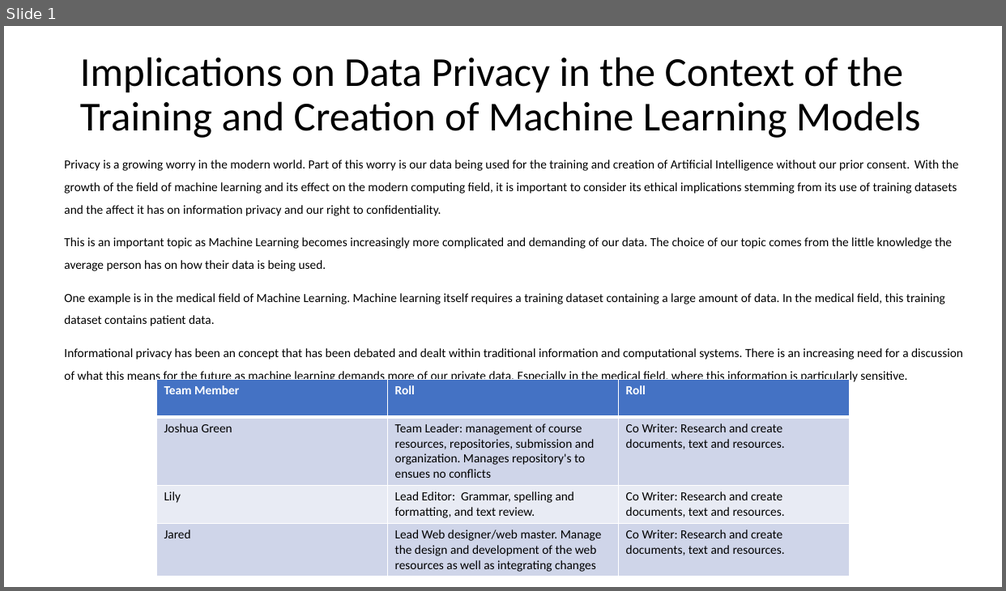
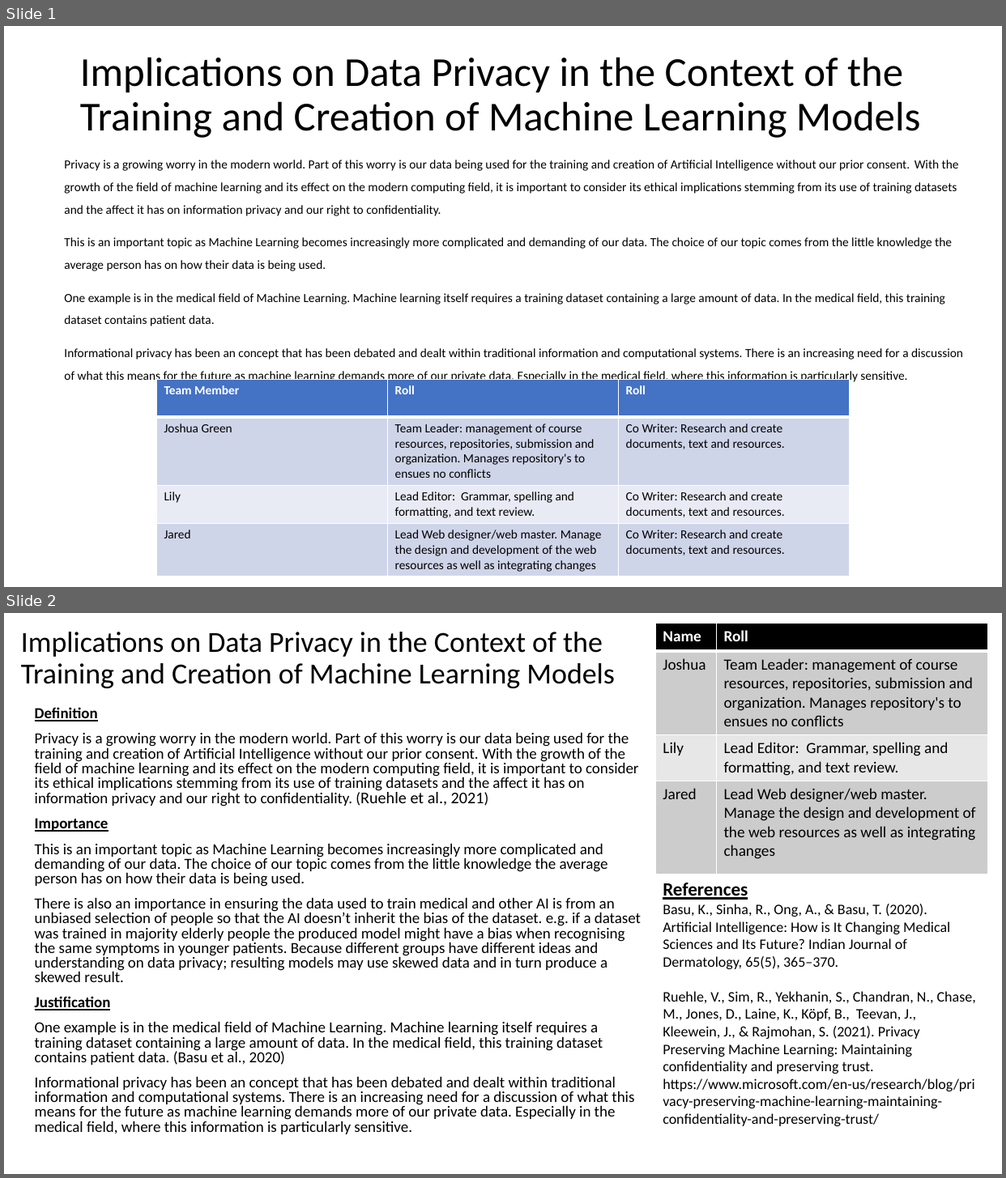
Before and after one commit to noclue-org/portfolio, a slide deck: Comp501_Stage3.pptx. Shown one above the other, each under a label of ours: slide 1 before the commit, slides 1 and 2 after it. The pictures are 1006x591 and 1006x1178 pixels, drawn with LibreOffice and Linux fonts; fonts in the diff are those of the drawing. Boxes give left, top, right and bottom in pixels: in the first picture for what was removed or moved away, otherwise in the second. Text is boxed around its words. In the diff, an @@ line names an element or a change of style, - is before the commit and + after.

Commit message:
Redo

```diff
--- a/Comp501_Stage3.pptx
+++ b/Comp501_Stage3.pptx
@@ slide 2 added at bbox=[4, 613, 1002, 1174], background #FFFFFF @@
@@ title added at bbox=[21, 632, 615, 688], 28 pt, text #000000 @@
+Implications on Data Privacy in the Context of the Training and Creation of Machine Learning Models
@@ table added at bbox=[655, 623, 987, 872], 4 rows, 2 columns @@
+Name | Roll
+Joshua | Team Leader: management of course resources, repositories, submission and organization. Manages repository's to ensues no conflicts
+Lily | Lead Editor: Grammar, spelling and formatting, and text review.
+Jared | Lead Web designer/web master. Manage the design and development of the web resources as well as integrating changes
@@ text added at bbox=[35, 707, 641, 1135], 14.8 pt, text #000000 @@
+Definition
+Privacy is a growing worry in the modern world. Part of this worry is our data being used for the training and creation of Artificial Intelligence without our prior consent. With the growth of the field of machine learning and its effect on the modern computing field, it is important to consider its ethical implications stemming from its use of training datasets and the affect it has on information privacy and our right to confidentiality. (Ruehle et al., 2021)
+Importance
+This is an important topic as Machine Learning becomes increasingly more complicated and demanding of our data. The choice of our topic comes from the little knowledge the average person has on how their data is being used.
+There is also an importance in ensuring the data used to train medical and other AI is from an unbiased selection of people so that the AI doesn’t inherit the bias of the dataset. e.g. if a dataset was trained in majority elderly people the produced model might have a bias when recognising the same symptoms in younger patients. Because different groups have different ideas and understanding on data privacy; resulting models may use skewed data and in turn produce a skewed result.
+Justification
+One example is in the medical field of Machine Learning. Machine learning itself requires a training dataset containing a large amount of data. In the medical field, this training dataset contains patient data. (Basu et al., 2020)
+Informational privacy has been an concept that has been debated and dealt within traditional information and computational systems. There is an increasing need for a discussion of what this means for the future as machine learning demands more of our private data. Especially in the medical field, where this information is particularly sensitive.
@@ text added at bbox=[663, 883, 976, 1127], 14 pt, text #000000 @@
+References
+Basu, K., Sinha, R., Ong, A., & Basu, T. (2020). Artificial Intelligence: How is It Changing Medical Sciences and Its Future? Indian Journal of Dermatology, 65(5), 365–370.
+Ruehle, V., Sim, R., Yekhanin, S., Chandran, N., Chase, M., Jones, D., Laine, K., Köpf, B., Teevan, J., Kleewein, J., & Rajmohan, S. (2021). Privacy Preserving Machine Learning: Maintaining confidentiality and preserving trust. https://www.microsoft.com/en-us/research/blog/privacy-preserving-machine-learning-maintaining-confidentiality-and-preserving-trust/
```
